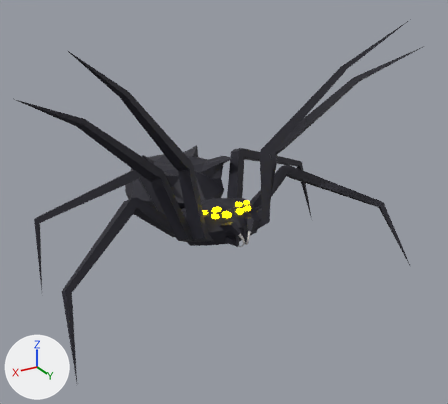
The glTF model Assets/Models/Spider.glb: old version first, new version second.
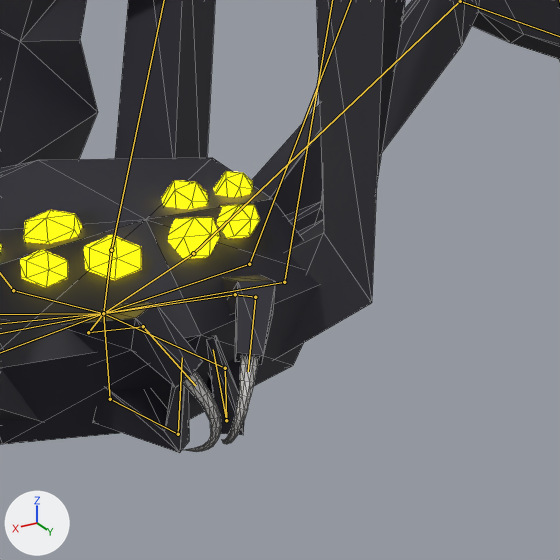
There are two pictures of each version: one whole from a camera (50 mm lens) standing at (4.68, 7.53, 5.12) and looking at (-0.25, -0.69, 1.01), one close up on the part from 46% to 67% of the width and 43% to 66% of the height. Every picture has the same lights, and +X, +Y and +Z are marked at lower left. Both versions are drawn at frame 1 of the action 'AmbushPosition'; the numbers are the values there. The bones that bend it are drawn over the model as lines in the close-ups. The close-ups show mesh edges as thin lines.

The first close-up shows 'Body.001'.
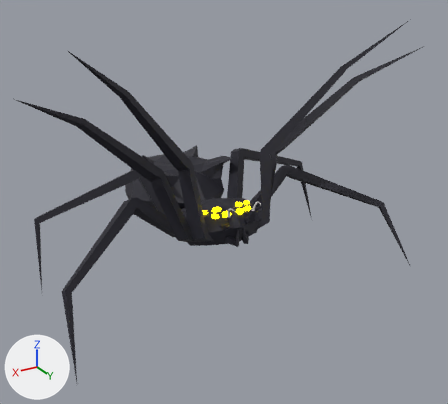
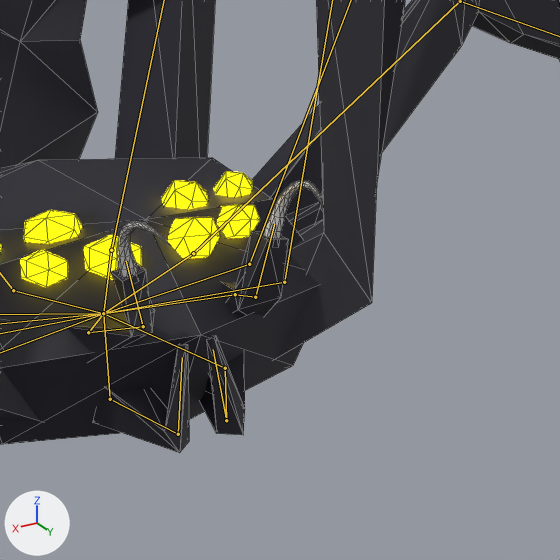
Where the change shows, as pixel boxes (x1, y1, x2, y2) in the close-ups (560 x 560 px):
'Body.001', posed: (0, 0, 560, 453) in both
bone 'Fang.002.L', root to tip: before (255, 297) to (248, 371); after (255, 297) to (274, 224)
bone 'Fang.002.R', root to tip: before (143, 326) to (195, 385); after (143, 326) to (126, 261)

The edits, one by one:
Bone 'Fang.002.L' (bone_fang_002_l) turns from (0, 0, 0) to (-92, 67, 59) degrees about its own x, y and z.
Bone 'Fang.002.R' (bone_fang_002_r) turns from (0, 0, 0) to (-92, -67, -59) degrees about its own x, y and z.
